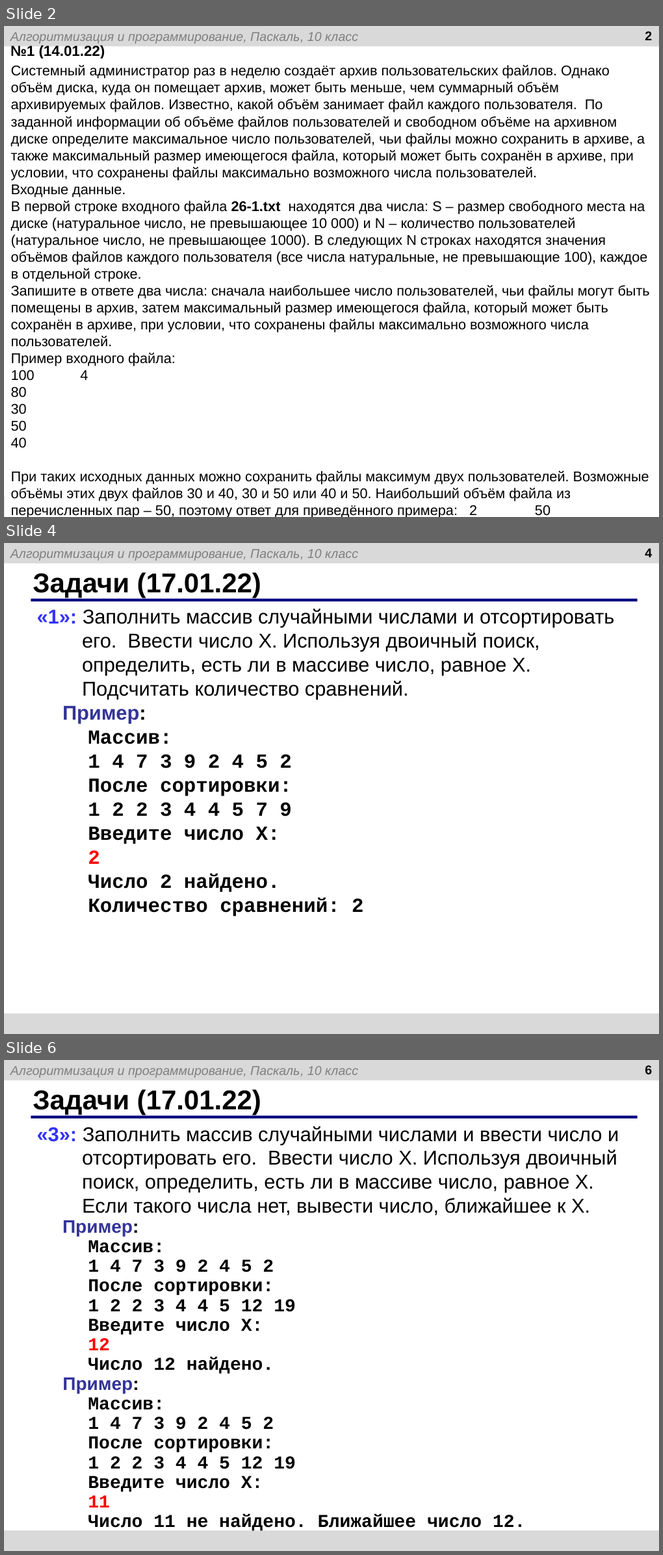
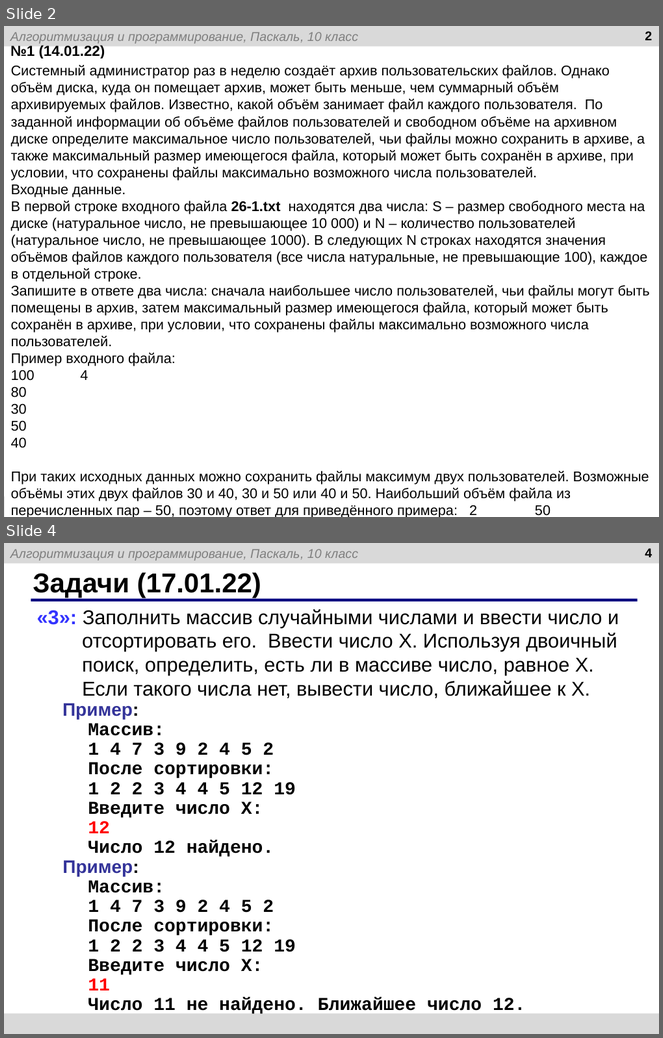
Before and after one commit to myrzh/ict-homework, a slide deck: grade10/quarter3/temp_pptx.pptx. Shown one above the other, each under a label of ours: slides 2, 4 and 6 before the commit, slides 2 and 4 after it; the slides between them are not shown. The pictures are 663x1555 and 663x1038 pixels, drawn with LibreOffice and Linux fonts; fonts in the diff are those of the drawing. Boxes give left, top, right and bottom in pixels: in the first picture for what was removed or moved away, otherwise in the second. Text is boxed around its words. In the diff, an @@ line names an element or a change of style, - is before the commit and + after.

```diff
--- a/grade10/quarter3/temp_pptx.pptx
+++ b/grade10/quarter3/temp_pptx.pptx
@@ slide 4 removed at <box>4,543,659,1034</box>, background #FFFFFF; not listed: 3 template elements that a slide beside it also shows @@
@@ page number removed at <box>645,548,652,557</box> @@
-4
@@ title removed at <box>33,572,261,598</box> @@
-Задачи (17.01.22)
@@ text removed at <box>37,609,614,917</box> @@
-«1»: Заполнить массив случайными числами и отсортировать его. Ввести число X. Используя двоичный поиск, определить, есть ли в массиве число, равное X. Подсчитать количество сравнений.
-Пример:
-Массив:
-1 4 7 3 9 2 4 5 2
-После сортировки:
-1 2 2 3 4 4 5 7 9
-Введите число X:
-2
-Число 2 найдено.
-Количество сравнений: 2
@@ what was slide 6 is now slide 4 @@
@@ page number at <box>645,548,652,557</box>: text changed @@
-6
+4
```
Also in this commit, not shown: 9 other slides removed.
